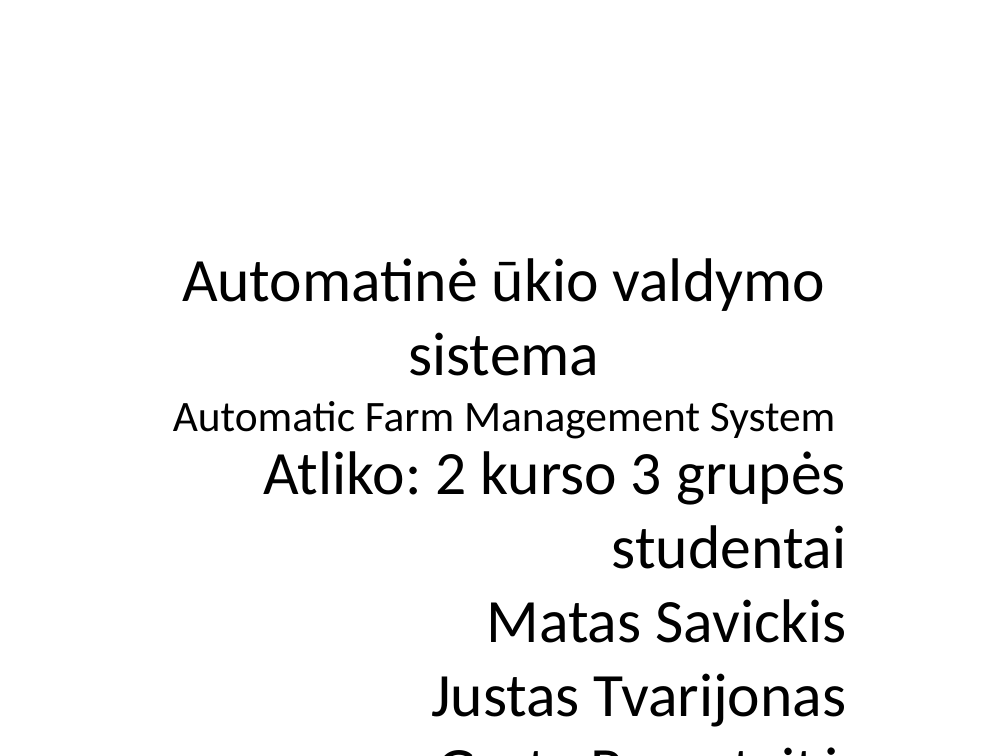
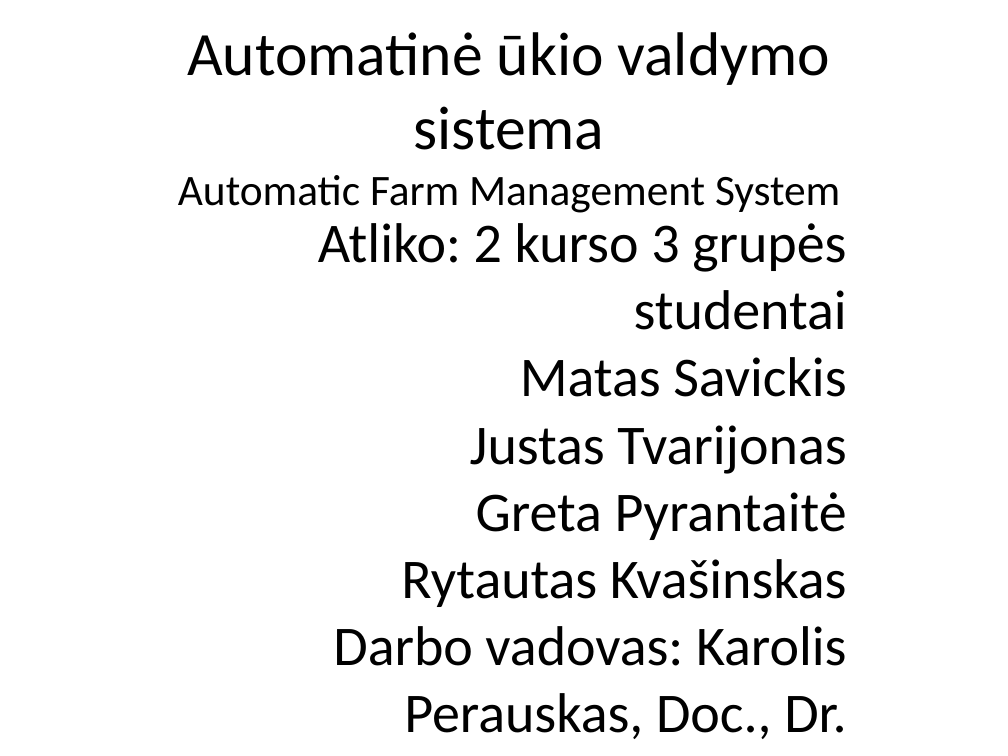
Before and after one commit to macro161/autoukis, a slide deck: slide 1 of Automatinė-ūkio-valdymo-sistema.odp. Drawn at 1008x756 pixels with LibreOffice and Linux fonts; fonts in the diff are those of the drawing. Boxes give left, top, right and bottom in pixels: in the first picture for what was removed or moved away, otherwise in the second. Text is boxed around its words. In the diff, an @@ line names an element or a change of style, - is before the commit and + after.

Commit message:
comit
comit

```diff
--- a/Automatinė-ūkio-valdymo-sistema.odp
+++ b/Automatinė-ūkio-valdymo-sistema.odp
@@ title "Automatinė ūkio valdymo sistema Automatic ...": place and size @@
-title "Automatinė ūkio valdymo sistema Automatic ..." at bbox=[173, 258, 835, 439]
+title "Automatinė ūkio valdymo sistema Automatic ..." at bbox=[178, 32, 840, 213]
@@ subtitle "Atliko: 2 kurso 3 grupės ...": place and size @@
-subtitle "Atliko: 2 kurso 3 grupės ..." at bbox=[264, 451, 847, 727]
+subtitle "Atliko: 2 kurso 3 grupės ..." at bbox=[318, 223, 847, 739]
@@ subtitle "Atliko: 2 kurso 3 grupės ..." at bbox=[318, 223, 847, 739]: size 44 to 40 pt @@
```
